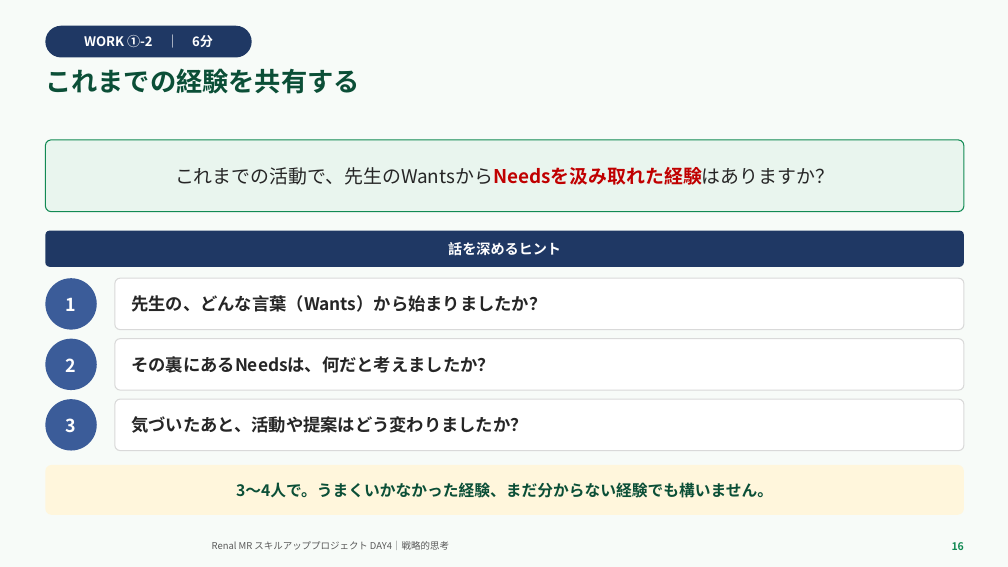
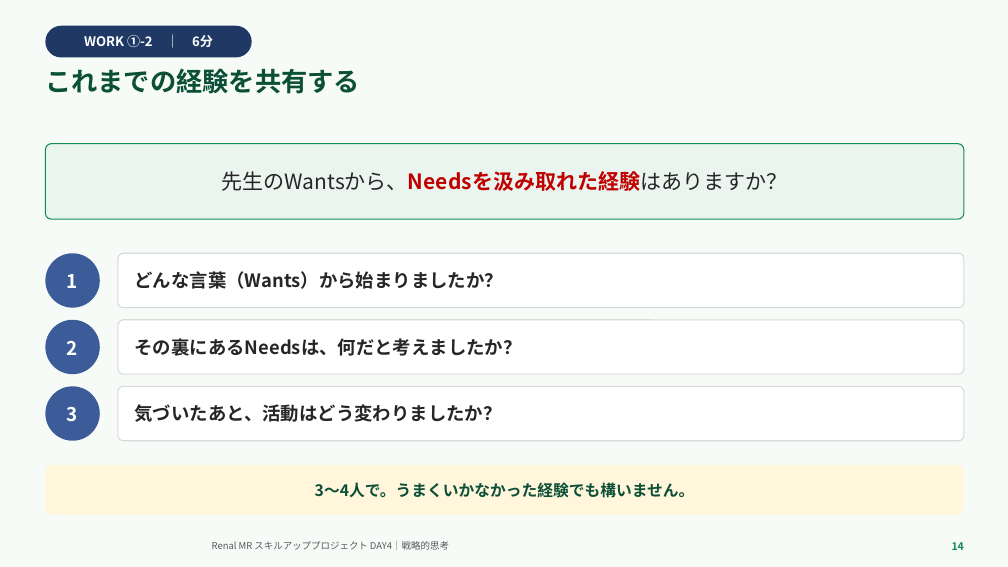
Before and after one commit to TAKUYA-1187/Claude, a slide deck: slide 14 of novartis_training/DAY4_ちょっと分かるだけで世界が変わる.pptx (slide 16 before the commit). Drawn at 1008x567 pixels with LibreOffice and Linux fonts; fonts in the diff are those of the drawing; background and template pictures are left out. Boxes give left, top, right and bottom in pixels: in the first picture for what was removed or moved away, otherwise in the second. Text is boxed around its words. In the diff, an @@ line names an element or a change of style, - is before the commit and + after.

```diff
--- a/novartis_training/DAY4_ちょっと分かるだけで世界が変わる.pptx
+++ b/novartis_training/DAY4_ちょっと分かるだけで世界が変わる.pptx
@@ rounded rectangle "先生のWantsから、Needsを汲み取れた経験はありますか？" moved from (x1=45, y1=140, x2=964, y2=212) to (x1=45, y1=144, x2=964, y2=219) @@
@@ text in rounded rectangle at (x1=221, y1=171, x2=787, y2=191): text changed; size 18 to 20 pt @@
-これまでの活動で、先生のWantsからNeedsを汲み取れた経験はありますか？
+先生のWantsから、Needsを汲み取れた経験はありますか？
@@ rounded rectangle removed at (x1=45, y1=231, x2=964, y2=267) @@
-話を深めるヒント
@@ size 17 to 18 pt in 3 elements at (x1=45, y1=386, x2=100, y2=441), (x1=45, y1=320, x2=100, y2=374), (x1=45, y1=253, x2=100, y2=308) @@
@@ ellipse "1" moved from (x1=45, y1=278, x2=97, y2=330) to (x1=45, y1=253, x2=100, y2=308) @@
@@ rounded rectangle "どんな言葉（Wants）から始まりましたか？" moved from (x1=115, y1=278, x2=964, y2=330) to (x1=118, y1=253, x2=964, y2=308) @@
@@ text in rounded rectangle at (x1=135, y1=271, x2=503, y2=289): text changed; size 16.5 to 17.5 pt @@
-先生の、どんな言葉（Wants）から始まりましたか？
+どんな言葉（Wants）から始まりましたか？
@@ ellipse "2" moved from (x1=45, y1=339, x2=97, y2=390) to (x1=45, y1=320, x2=100, y2=374) @@
@@ rounded rectangle "その裏にあるNeedsは、何だと考えましたか？" moved from (x1=115, y1=339, x2=964, y2=390) to (x1=118, y1=320, x2=964, y2=374) @@
@@ rounded rectangle "その裏にあるNeedsは、何だと考えましたか？" at (x1=118, y1=320, x2=964, y2=374): size 16.5 to 17.5 pt @@
@@ ellipse "3" moved from (x1=45, y1=399, x2=97, y2=451) to (x1=45, y1=386, x2=100, y2=441) @@
@@ rounded rectangle "気づいたあと、活動はどう変わりましたか？" moved from (x1=115, y1=399, x2=964, y2=451) to (x1=118, y1=386, x2=964, y2=441) @@
@@ text in rounded rectangle at (x1=135, y1=404, x2=502, y2=422): text changed; size 16.5 to 17.5 pt @@
-気づいたあと、活動や提案はどう変わりましたか？
+気づいたあと、活動はどう変わりましたか？
@@ text in rounded rectangle at (x1=315, y1=482, x2=695, y2=498): text changed @@
-3〜4人で。うまくいかなかった経験、まだ分からない経験でも構いません。
+3〜4人で。うまくいかなかった経験でも構いません。
@@ text at (x1=952, y1=542, x2=964, y2=550): text changed @@
-16
+14
```
Also in this commit, not shown: 21 other slides changed, 6 slides removed, 2 other files.
